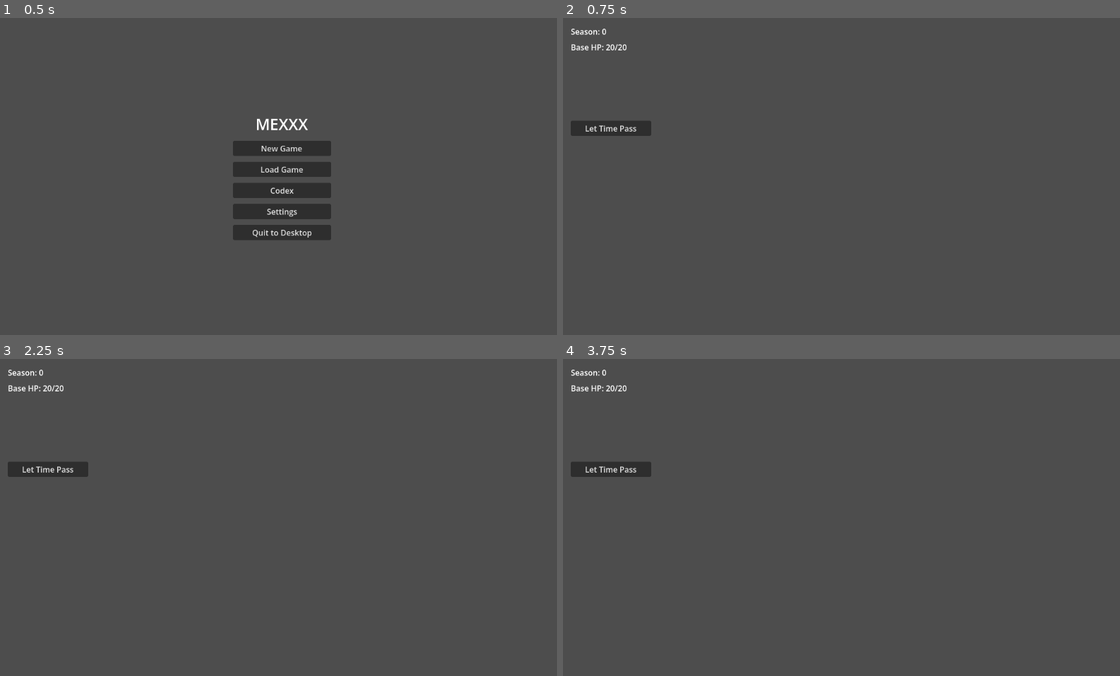
Above: before the commit, frames 1-4 (two rows, left to right).
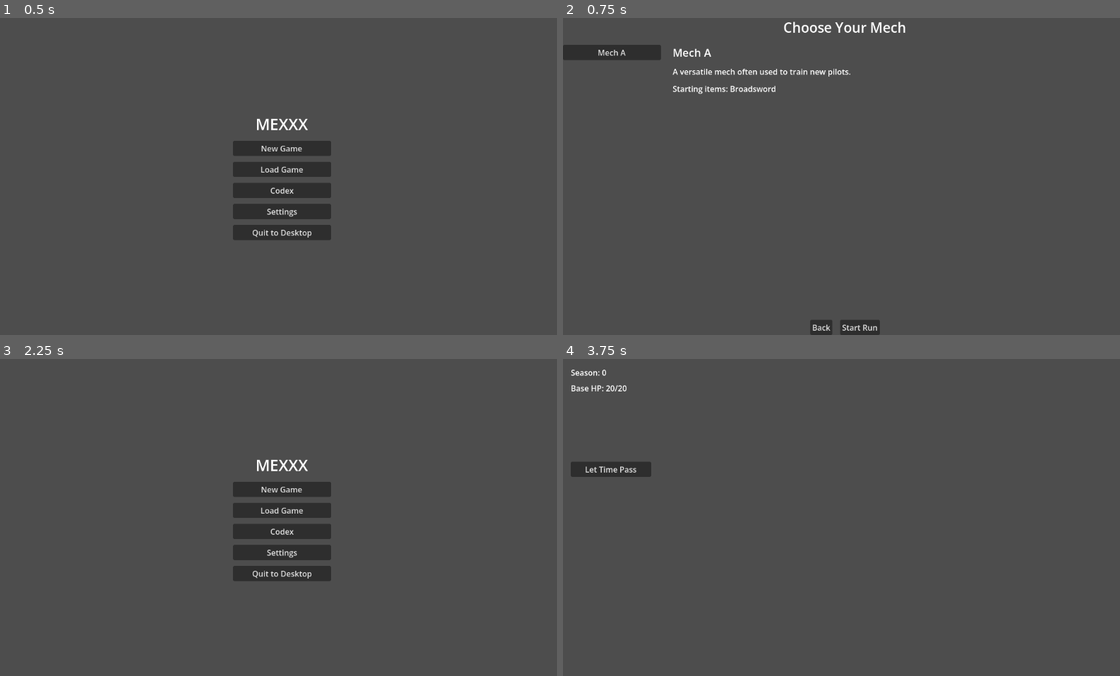
Above: after the commit, the same moments.

Repository: kshipp-gif/MEXXX
Game: Godot game, scene res://scenes/Main.tscn
Same seed, same stepped clock (60 frames per second), same inputs: the game is played once before the commit and once after it.
Inputs (mouse positions are in pixels of both pictures, inside the frame that each line leads up to):
- Up to frame 1 (0.5 s): no input
- Up to frame 2 (0.75 s): click "New Game" at 0.5 s
- Up to frame 3 (2.25 s): click (50, 393) at 1.25 s, where only the run after the commit has a clickable "Mech A"; click (256, 669) at 2 s, where only the run after the commit has a clickable "Back"
- Up to frame 4 (3.75 s): click (847, 488) at 2.75 s, where only the run after the commit has a clickable "New Game"; click (858, 669) at 3.5 s, where only the run after the commit has a clickable "Start Run"

Frame 1 is identical in both runs. In frame 2, 2.9% of the frame differs, in the area x 0-62%, y 1-100%; in frame 3, 5.0%, in the area x 1-60%, y 3-70%; in frame 4, nothing differs.

Commit message:
Added character select screen

Diff:
--- /dev/null
+++ b/data/MechDefinition.gd
@@ -0,0 +1,21 @@
+## MechDefinition — data resource describing a selectable Mech type.
+## Authored in the Godot editor and referenced by CharacterSelectScreen.
+extends Resource
+class_name MechDefinition
+
+## Internal identifier used to distinguish mech types in code.
+@export var mech_id: String = ""
+
+## Human-readable name shown on the character select screen.
+@export var display_name: String = ""
+
+## Short description shown on the character select screen.
+@export var description: String = ""
+
+## Items the player starts with when this mech is chosen.
+## Typed as Array[Resource] to avoid circular class dependency; at runtime these are Item instances.
+## These are added to GameState.inventory at run start.
+@export var starting_items: Array[Resource] = []
+
+func _init() -> void:
+	starting_items = []
--- /dev/null
+++ b/data/mechs/mech_a.tres
@@ -0,0 +1,12 @@
+[gd_resource type="Resource" script_class="MechDefinition" format=3 uid="uid://bsf6oqwhi5ivw"]
+
+[ext_resource type="Script" uid="uid://d0nxicvlr2e1r" path="res://data/MechDefinition.gd" id="1_xlikc"]
+[ext_resource type="Resource" uid="uid://dgg3linabwtae" path="res://data/items/broadsword.tres" id="2_lpcuy"]
+
+[resource]
+script = ExtResource("1_xlikc")
+mech_id = "mech_a"
+display_name = "Mech A"
+description = "A versatile mech often used to train new pilots."
+starting_items = Array[Resource]([ExtResource("2_lpcuy")])
+metadata/_custom_type_script = "uid://d0nxicvlr2e1r"
--- /dev/null
+++ b/scenes/CharacterSelectScreen.gd
@@ -0,0 +1,90 @@
+## CharacterSelectScreen — shown after "New Game" is pressed.
+## Displays available Mech types; emits mech_selected(definition) when the
+## player confirms their choice, or scene_transition("main_menu") to go back.
+extends Control
+
+signal mech_selected(definition: MechDefinition)
+signal scene_transition(target: String)
+
+## Registered mech definitions. Add new MechDefinition resources here
+## (or load them from a data folder) as more mechs are designed.
+const MECH_DEFINITIONS: Array[String] = [
+	"res://data/mechs/mech_a.tres",
+]
+
+## Currently highlighted mech index.
+var _selected_index: int = 0
+var _definitions: Array[MechDefinition] = []
+
+@onready var _name_label: Label = $VBox/SelectionArea/InfoPanel/NameLabel
+@onready var _desc_label: Label = $VBox/SelectionArea/InfoPanel/DescLabel
+@onready var _items_label: Label = $VBox/SelectionArea/InfoPanel/ItemsLabel
+@onready var _confirm_button: Button = $VBox/ButtonRow/ConfirmButton
+@onready var _back_button: Button = $VBox/ButtonRow/BackButton
+@onready var _mech_list: VBoxContainer = $VBox/SelectionArea/MechList
+
+func _ready() -> void:
+	_confirm_button.pressed.connect(_on_confirm)
+	_back_button.pressed.connect(_on_back)
+	_load_definitions()
+	_build_mech_list()
+	_refresh_info()
+
+## Load all MechDefinition resources.
+func _load_definitions() -> void:
+	_definitions.clear()
+	for path in MECH_DEFINITIONS:
+		var def: MechDefinition = load(path) as MechDefinition
+		if def != null:
+			_definitions.append(def)
+
+## Build the clickable mech list on the left panel.
+func _build_mech_list() -> void:
+	for child in _mech_list.get_children():
+		child.queue_free()
+
+	for i in range(_definitions.size()):
+		var btn: Button = Button.new()
+		btn.text = _definitions[i].display_name
+		btn.toggle_mode = false
+		var idx := i  # capture for closure
+		btn.pressed.connect(func(): _select(idx))
+		_mech_list.add_child(btn)
+
+## Select a mech by index and refresh the info panel.
+func _select(index: int) -> void:
+	_selected_index = index
+	_refresh_info()
+
+## Update the info panel to reflect the currently selected mech.
+func _refresh_info() -> void:
+	if _definitions.is_empty():
+		_name_label.text = "No mechs available."
+		_desc_label.text = ""
+		_items_label.text = ""
+		_confirm_button.disabled = true
+		return
+
+	var def: MechDefinition = _definitions[_selected_index]
+	_name_label.text = def.display_name
+	_desc_label.text = def.description
+
+	if def.starting_items.is_empty():
+		_items_label.text = "Starting items: none"
+	else:
+		var names: Array[String] = []
+		for res in def.starting_items:
+			var item: Item = res as Item
+			if item != null:
+				names.append(item.display_name)
+		_items_label.text = "Starting items: " + ", ".join(names)
+
+	_confirm_button.disabled = false
+
+func _on_confirm() -> void:
+	if _definitions.is_empty():
+		return
+	mech_selected.emit(_definitions[_selected_index])
+
+func _on_back() -> void:
+	scene_transition.emit("main_menu")
--- /dev/null
+++ b/scenes/CharacterSelectScreen.tscn
@@ -0,0 +1,66 @@
+[gd_scene load_steps=2 format=3 uid="uid://char_select"]
+
+[ext_resource type="Script" path="res://scenes/CharacterSelectScreen.gd" id="1_cs"]
+
+[node name="CharacterSelectScreen" type="Control"]
+layout_mode = 3
+anchors_preset = 15
+anchor_right = 1.0
+anchor_bottom = 1.0
+script = ExtResource("1_cs")
+
+[node name="VBox" type="VBoxContainer" parent="."]
+layout_mode = 1
+anchors_preset = 15
+anchor_right = 1.0
+anchor_bottom = 1.0
+theme_override_constants/separation = 16
+
+[node name="TitleLabel" type="Label" parent="VBox"]
+layout_mode = 2
+text = "Choose Your Mech"
+horizontal_alignment = 1
+theme_override_font_sizes/font_size = 28
+
+[node name="SelectionArea" type="HBoxContainer" parent="VBox"]
+layout_mode = 2
+size_flags_vertical = 3
+theme_override_constants/separation = 24
+
+[node name="MechList" type="VBoxContainer" parent="VBox/SelectionArea"]
+layout_mode = 2
+custom_minimum_size = Vector2(200, 0)
+theme_override_constants/separation = 8
+
+[node name="InfoPanel" type="VBoxContainer" parent="VBox/SelectionArea"]
+layout_mode = 2
+size_flags_horizontal = 3
+theme_override_constants/separation = 12
+
+[node name="NameLabel" type="Label" parent="VBox/SelectionArea/InfoPanel"]
+layout_mode = 2
+text = ""
+theme_override_font_sizes/font_size = 22
+
+[node name="DescLabel" type="Label" parent="VBox/SelectionArea/InfoPanel"]
+layout_mode = 2
+text = ""
+autowrap_mode = 3
+
+[node name="ItemsLabel" type="Label" parent="VBox/SelectionArea/InfoPanel"]
+layout_mode = 2
+text = ""
+
+[node name="ButtonRow" type="HBoxContainer" parent="VBox"]
+layout_mode = 2
+alignment = 1
+theme_override_constants/separation = 16
+
+[node name="BackButton" type="Button" parent="VBox/ButtonRow"]
+layout_mode = 2
+text = "Back"
+
+[node name="ConfirmButton" type="Button" parent="VBox/ButtonRow"]
+layout_mode = 2
+text = "Start Run"
+disabled = true
--- a/scenes/Main.gd
+++ b/scenes/Main.gd
@@ -15,6 +15,7 @@
 const BLUR_AMOUNT: float = 4.0
 
 @export var main_menu_path: String = "res://scenes/MainMenu.tscn"
+@export var character_select_path: String = "res://scenes/CharacterSelectScreen.tscn"
 @export var combat_scene_path: String = "res://scenes/CombatScene.tscn"
 @export var base_scene_path: String = "res://scenes/BaseScene.tscn"
 
@@ -125,7 +126,41 @@
 
 func _on_main_menu_transition(target: String) -> void:
 	if target == "game":
-		_switch_to_base()
+		_switch_to_character_select()
+
+## Load and activate the CharacterSelectScreen.
+func _switch_to_character_select() -> void:
+	_remove_active_scene()
+
+	var packed: PackedScene = load(character_select_path)
+	if packed == null:
+		push_error("Main: could not load CharacterSelectScreen from " + character_select_path)
+		return
+
+	_active_scene = packed.instantiate()
+	_game_viewport.add_child(_active_scene)
+
+	if _active_scene.has_signal("mech_selected"):
+		_active_scene.mech_selected.connect(_on_mech_selected)
+	if _active_scene.has_signal("scene_transition"):
+		_active_scene.scene_transition.connect(_on_character_select_transition)
+
+## Called when the player confirms a mech on the character select screen.
+func _on_mech_selected(definition: Resource) -> void:
+	# Initialise GameState with the chosen mech's starting items.
+	GameState.inventory.clear()
+	GameState.current_season = 0
+	GameState.run_active = true
+	for item in definition.starting_items:
+		var typed_item: Item = item as Item
+		if typed_item != null:
+			GameState.add_item(typed_item)
+	_switch_to_base()
+
+## Called when CharacterSelectScreen emits scene_transition("main_menu").
+func _on_character_select_transition(target: String) -> void:
+	if target == "main_menu":
+		_switch_to_main_menu()
 
 func _on_base_scene_transition(target: String) -> void:
 	if target == "combat":
Not shown, added: data/MechDefinition.gd.uid
Not shown, added: scenes/CharacterSelectScreen.gd.uid
